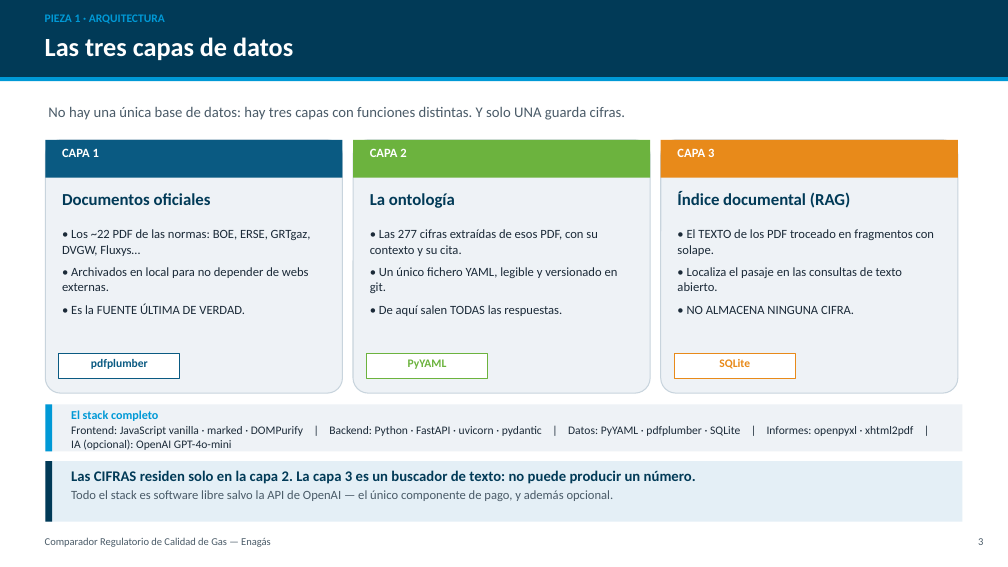
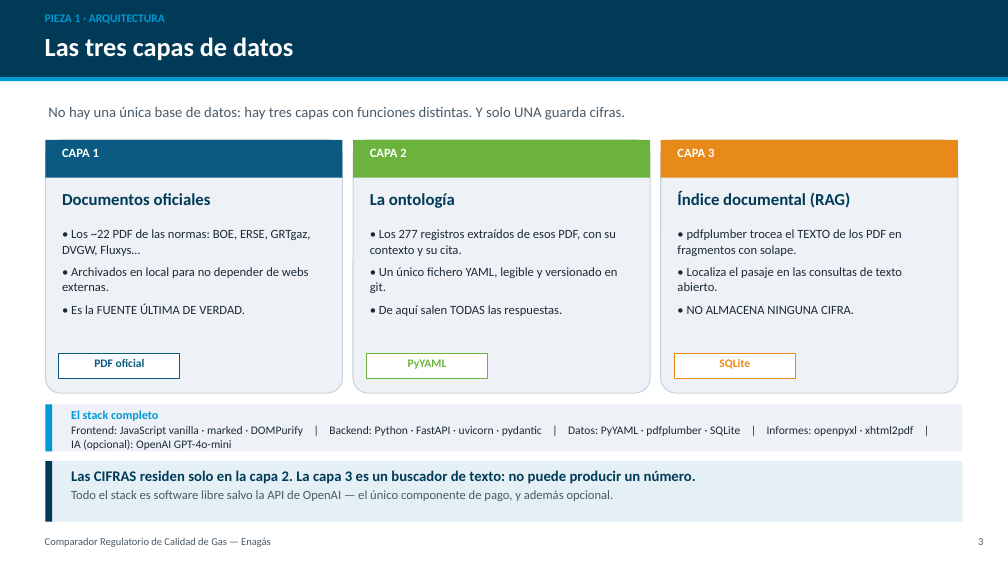
Before and after one commit to CarlosOlivaZurdo/ENAG-S_G1, a slide deck: slide 4 of docs/Presentacion_Comparador_Gas.pptx. Drawn at 1008x567 pixels with LibreOffice and Linux fonts; fonts in the diff are those of the drawing. Boxes give left, top, right and bottom in pixels: in the first picture for what was removed or moved away, otherwise in the second. Text is boxed around its words. In the diff, an @@ line names an element or a change of style, - is before the commit and + after.

```diff
--- a/docs/Presentacion_Comparador_Gas.pptx
+++ b/docs/Presentacion_Comparador_Gas.pptx
@@ text at (370, 229, 616, 256): text changed @@
-• Las 277 cifras extraídas de esos PDF, con su contexto y su cita.
+• Los 277 registros extraídos de esos PDF, con su contexto y su cita.
@@ text at (677, 229, 902, 256): text changed @@
-• El TEXTO de los PDF troceado en fragmentos con solape.
+• pdfplumber trocea el TEXTO de los PDF en fragmentos con solape.
@@ text at (94, 359, 145, 367): text changed @@
-pdfplumber
+PDF oficial
```
Also in this commit, not shown: 3 other slides changed, 1 other file.
